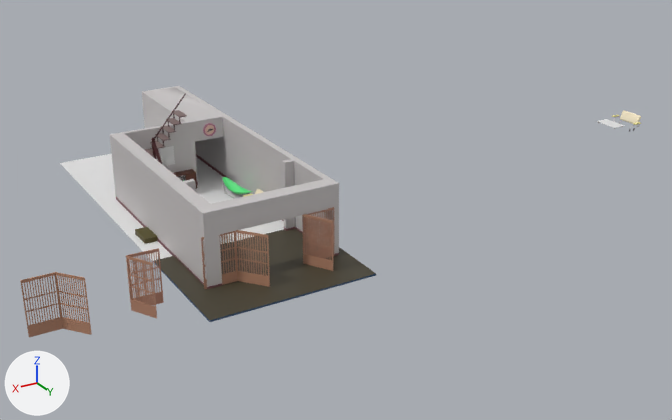
What one commit did to the FBX model Assets/_resources/3D models/Vignette #4/Home.fbx.
Both versions are drawn from a 50 mm lens placed at (26.1, 60.7, 28.9), pointed at (-11.0, -1.1, -2.0). Lighting does not change. The marker at lower left points along +X, +Y and +Z. Where no turn or scale is listed for an object, it has been applied to the vertices. Vertices at the same position are counted once.
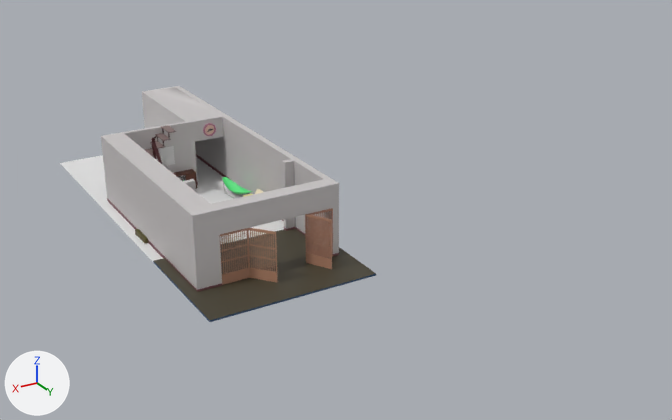
Changed parts and their boxes (x1, y1, x2, y2) in the pictures (672 x 420 px; the box of a moved part takes in the faces that stretch with it):
'Cube', reshaped: before (110, 86, 339, 289); after (101, 86, 339, 292)
'Cube.023', moved, rescaled (15% narrower, 6% shorter): before (201, 207, 334, 289); after (220, 208, 333, 285)
'Cube.012', deleted: before (20, 272, 63, 337)
'Cube.014', deleted (brown): before (55, 272, 92, 335)
'Cube.017', deleted (brown): before (126, 255, 157, 318)
'Cube.015', deleted (brown): before (127, 248, 164, 305)
'Cube.020', deleted: before (620, 110, 641, 125)
'Cube.022', deleted: before (596, 119, 625, 128)
part 1 of me_cube_001, moved or reshaped: before (110, 122, 222, 289); after (101, 122, 222, 292)
part 2 of me_cube_063, deleted: before (166, 110, 187, 130)

Diff of the bpy script that builds the scene:
```diff
--- a/Assets/_resources/3D models/Vignette #4/Home.fbx.py
+++ b/Assets/_resources/3D models/Vignette #4/Home.fbx.py
@@ me_cube_063 @@
 # used by ob_cube_043; location = (2.83, -7.45, 3.78)
-me_cube_063.from_pydata(...)  # 240 vertices, 204 faces; spans x -3.04..0.08, y -0.21..1.45, z -0.43..2.9
+me_cube_063.from_pydata(...)  # 160 vertices, 136 faces; spans x -2.04..0.08, y -0.21..1.45, z -0.43..1.79
+# me_cube_063 part 2: 6 loose pieces with 80 vertices, spanning x -3.04..-1.92, y -0.21..1.45, z 1.79..2.9, are deleted
 me_cube_063.materials.append(mat_star_slope)
@@ me_cube_001 @@
 me_cube_001.from_pydata(...)  # 148 vertices, 147 faces; spans x -4.5..5.5, y -14.6..13.9, z -1.0..4.5
 # used by ob_cube; location = (0.0, -3.72, 1.0)
+# me_cube_001 part 1: all 24 vertices in x 5.5, y -4.3..13.9, z -1.0..4.5 are moved by (0.7, 0.0, 0.0)
 me_cube_001.materials.append(mat_palettenoflat)
@@ ob_cube_020 @@
-ob_cube_020 = bpy.data.objects.new('Cube.020', me_cube_059)
-ob_cube_020.location = (-44.03, 0.16, 1.02)
@@ ob_cube_022 @@
-ob_cube_022 = bpy.data.objects.new('Cube.022', me_cube_023)
-ob_cube_022.location = (-41.41, 0.06, 0.91)
@@ ob_cube_017 @@
-ob_cube_017 = bpy.data.objects.new('Cube.017', me_cube_017)
-ob_cube_017.location = (10.64, 10.04, 2.31)
-ob_cube_017.rotation_euler = (0.0, 0.0, 2.085)  # degrees (0, 0, 119)
-ob_cube_017.scale = (-0.983, -0.0277, -0.396)
@@ ob_cube_015 @@
-ob_cube_015 = bpy.data.objects.new('Cube.015', me_cube_016)
-ob_cube_015.location = (10.59, 10.04, 2.31)
-ob_cube_015.rotation_euler = (0.0, 0.0, 3.111)  # degrees (0, 0, 178)
-ob_cube_015.scale = (-0.983, -0.0277, -0.396)
@@ ob_cube_014 @@
-ob_cube_014 = bpy.data.objects.new('Cube.014', me_cube_014)
-ob_cube_014.location = (14.97, 10.04, 2.31)
-ob_cube_014.rotation_euler = (0.0, 0.0, 2.238)  # degrees (0, 0, 128)
-ob_cube_014.scale = (-0.983, -0.0277, -0.396)
@@ ob_cube_012 @@
-ob_cube_012 = bpy.data.objects.new('Cube.012', me_cube_004)
-ob_cube_012.location = (15.03, 10.05, 0.84)
-ob_cube_012.rotation_euler = (0.0, -3.142, 0.0)  # degrees (0, -180, 0)
-ob_cube_012.scale = (-0.0284, -0.0138, -0.0722)
@@ ob_cube_023 @@
 ob_cube_023 = bpy.data.objects.new('Cube.023', me_cube_027)
-ob_cube_023.location = (-1.76, 10.04, 2.36)
+ob_cube_023.location = (-1.97, 10.04, 2.35)
 ob_cube_023.rotation_euler = (0.0, 0.0, 3.111)  # degrees (0, 0, 178)
-ob_cube_023.scale = (-1.14, -0.0322, -0.391)
+ob_cube_023.scale = (-0.985, -0.0279, -0.384)
```
